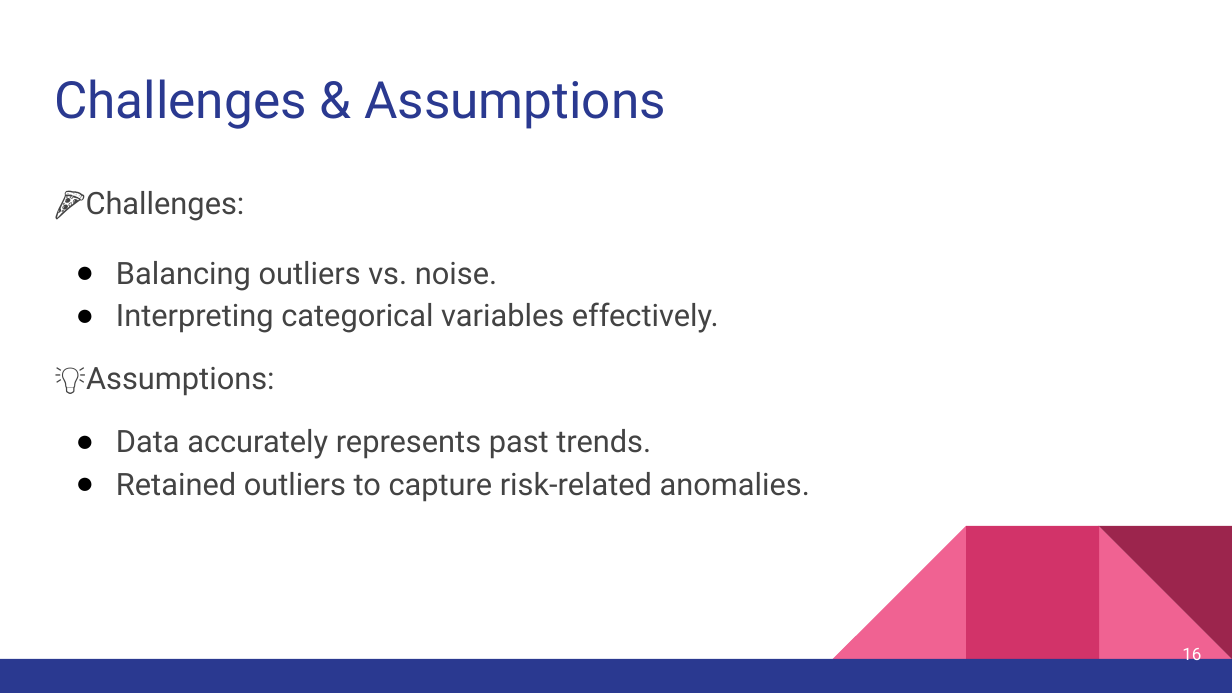
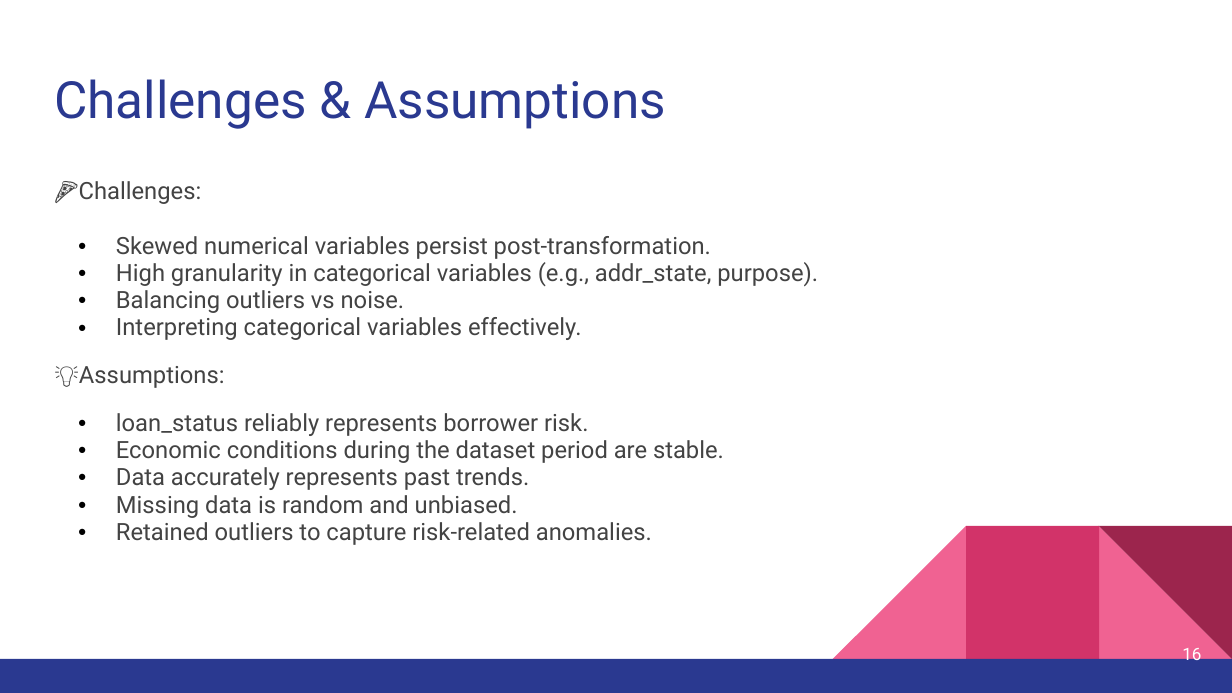
Before and after one commit to amaan2398/insights-into-lending-risks, a slide deck: slide 16 of docs/Amaan_Shaikh-Case_study-Insights_into_Lending_Risks .pptx. Drawn at 1232x693 pixels with LibreOffice and Linux fonts; fonts in the diff are those of the drawing. Boxes give left, top, right and bottom in pixels: in the first picture for what was removed or moved away, otherwise in the second. Text is boxed around its words. In the diff, an @@ line names an element or a change of style, - is before the commit and + after.

```diff
--- a/docs/Amaan_Shaikh-Case_study-Insights_into_Lending_Risks .pptx
+++ b/docs/Amaan_Shaikh-Case_study-Insights_into_Lending_Risks .pptx
@@ text at (x1=79, y1=181, x2=652, y2=545): size 18 to 13.9 pt in "🍕Challenges:", "Interpreting categorical variables effectively.", "💡Assumptions:", "Data accurately represents past trends." and 1 more places; line spacing 1.15 to 0.95; indent changed; less space between paragraphs @@
@@ text at (x1=116, y1=236, x2=818, y2=313): text changed; size 18 to 13.9 pt @@
-● Balancing outliers vs. noise.
+● Skewed numerical variables persist post-transformation.
+● High granularity in categorical variables (e.g., addr_state, purpose).
+● Balancing outliers vs noise.
@@ text at (x1=116, y1=413, x2=724, y2=463): paragraphs added @@
+● loan_status reliably represents borrower risk.
+● Economic conditions during the dataset period are stable.
@@ text at (x1=116, y1=495, x2=518, y2=518): paragraph added @@
+● Missing data is random and unbiased.
```
Also in this commit, not shown: 7 other slides changed, 27 slides added, 1 other file.
